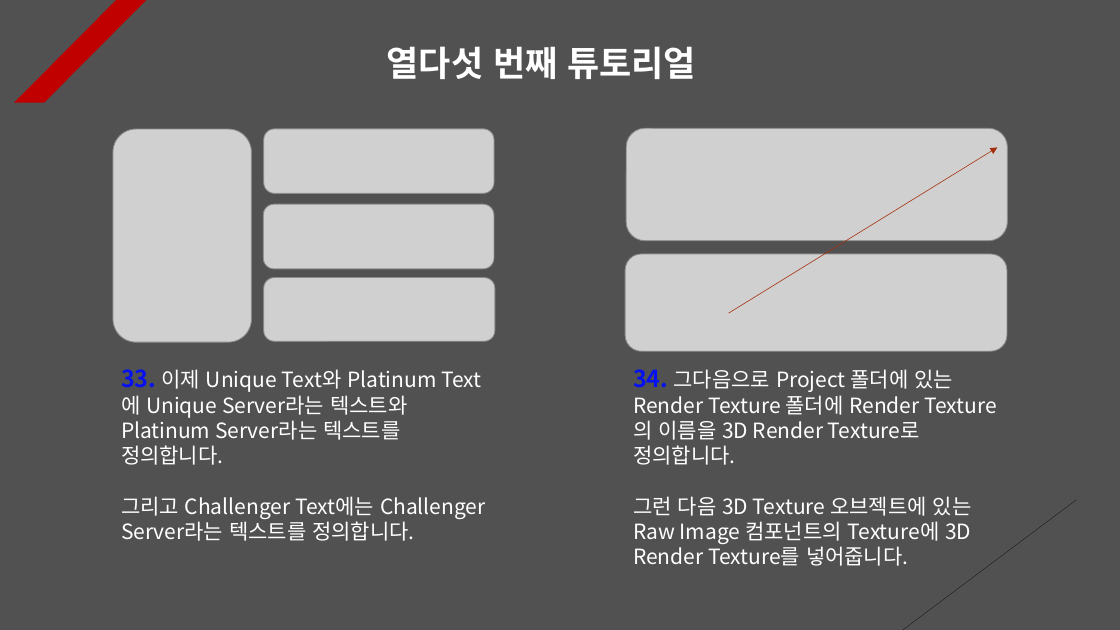
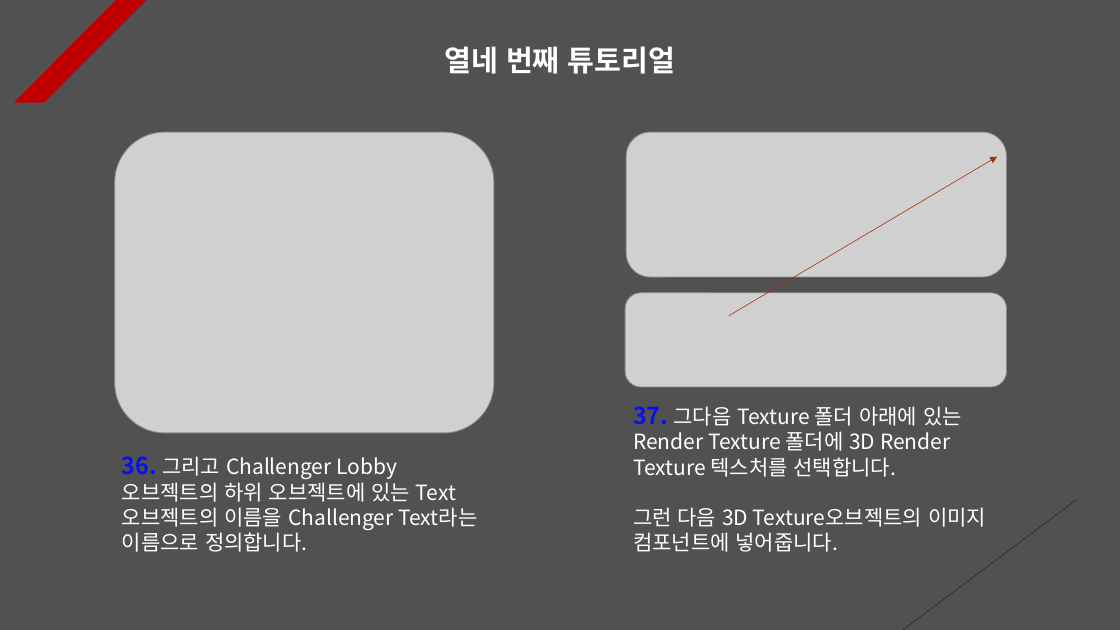
Before and after one commit to Unity2033/3D-UnityEngine, a slide deck: slide 14 of Assets/Class/Photon Server/PPT Data/Photon Lobby.pptx (slide 11 before the commit). Drawn at 1120x630 pixels with LibreOffice and Linux fonts; fonts in the diff are those of the drawing; grey boxes stand for pictures. Boxes give left, top, right and bottom in pixels: in the first picture for what was removed or moved away, otherwise in the second. Text is boxed around its words. In the diff, an @@ line names an element or a change of style, - is before the commit and + after.

```diff
--- a/Assets/Class/Photon Server/PPT Data/Photon Lobby.pptx
+++ b/Assets/Class/Photon Server/PPT Data/Photon Lobby.pptx
@@ text at <box>444,46,675,74</box>: text changed; size 30 to 25 pt @@
-열다섯 번째 튜토리얼
+열네 번째 튜토리얼
@@ picture removed at <box>113,129,252,343</box> @@
@@ picture added at <box>115,132,494,433</box> @@
@@ picture removed at <box>264,129,494,193</box> @@
@@ picture: place and size @@
-picture at <box>626,129,1007,241</box>
+picture at <box>626,132,1007,277</box>
@@ arrow moved from (728, 313) - (997, 147) to (729, 316) - (997, 157) @@
@@ picture removed at <box>263,204,494,269</box> @@
@@ picture removed at <box>264,277,495,341</box> @@
@@ picture: place and size @@
-picture at <box>625,254,1007,351</box>
+picture at <box>625,293,1007,387</box>
@@ text removed at <box>121,369,735,465</box> @@
-33. 이제 Unique Text와 Platinum Text에 Unique Server라는 텍스트와 Platinum Server라는 텍스트를 정의합니다.
-그리고 Challenger Text에는 Challenger Server라는 텍스트를 정의합니다.
@@ text at <box>633,406,986,552</box>: text changed @@
-34. 그다음으로 Project 폴더에 있는 Render Texture 폴더에 Render Texture의 이름을 3D Render Texture로 정의합니다.
-그런 다음 3D Texture 오브젝트에 있는 Raw Image 컴포넌트의 Texture에 3D Render Texture를 넣어줍니다.
+37. 그다음 Texture 폴더 아래에 있는 Render Texture 폴더에 3D Render Texture 텍스처를 선택합니다.
+그런 다음 3D Texture오브젝트의 이미지 컴포넌트에 넣어줍니다.
@@ text added at <box>122,456,477,552</box>, 18 pt, text #FFFFFF @@
+36. 그리고 Challenger Lobby 오브젝트의 하위 오브젝트에 있는 Text 오브젝트의 이름을 Challenger Text라는 이름으로 정의합니다.
```
Also in this commit, not shown: 10 other slides changed, 3 slides added, 12 other files.
